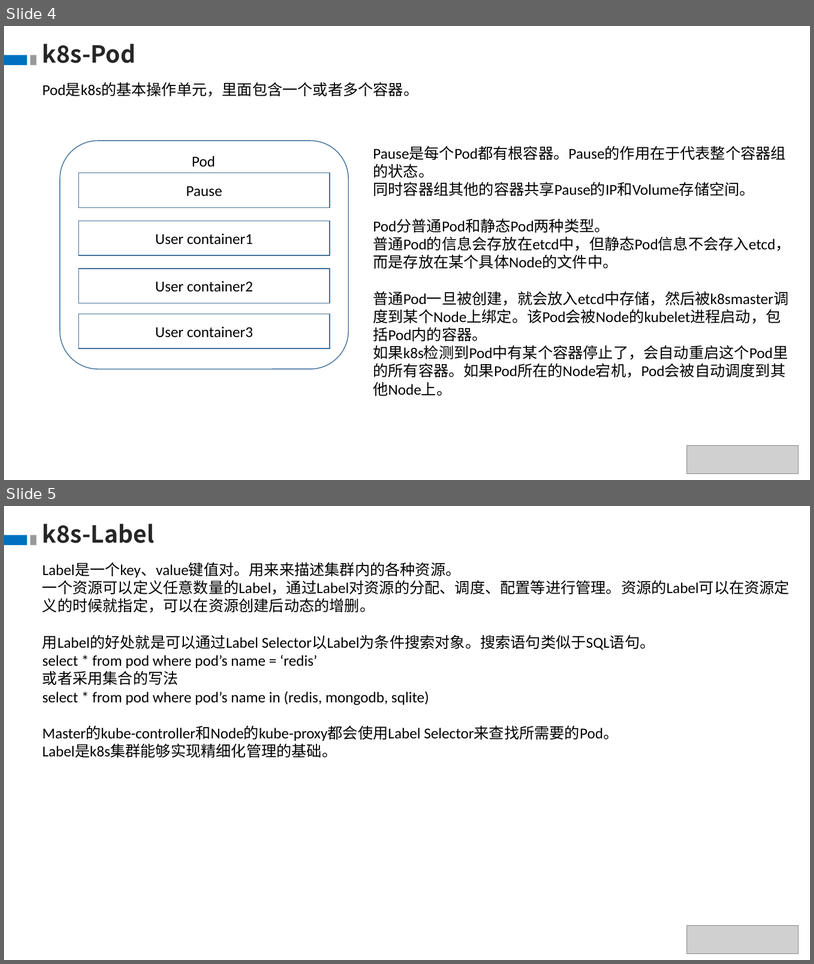
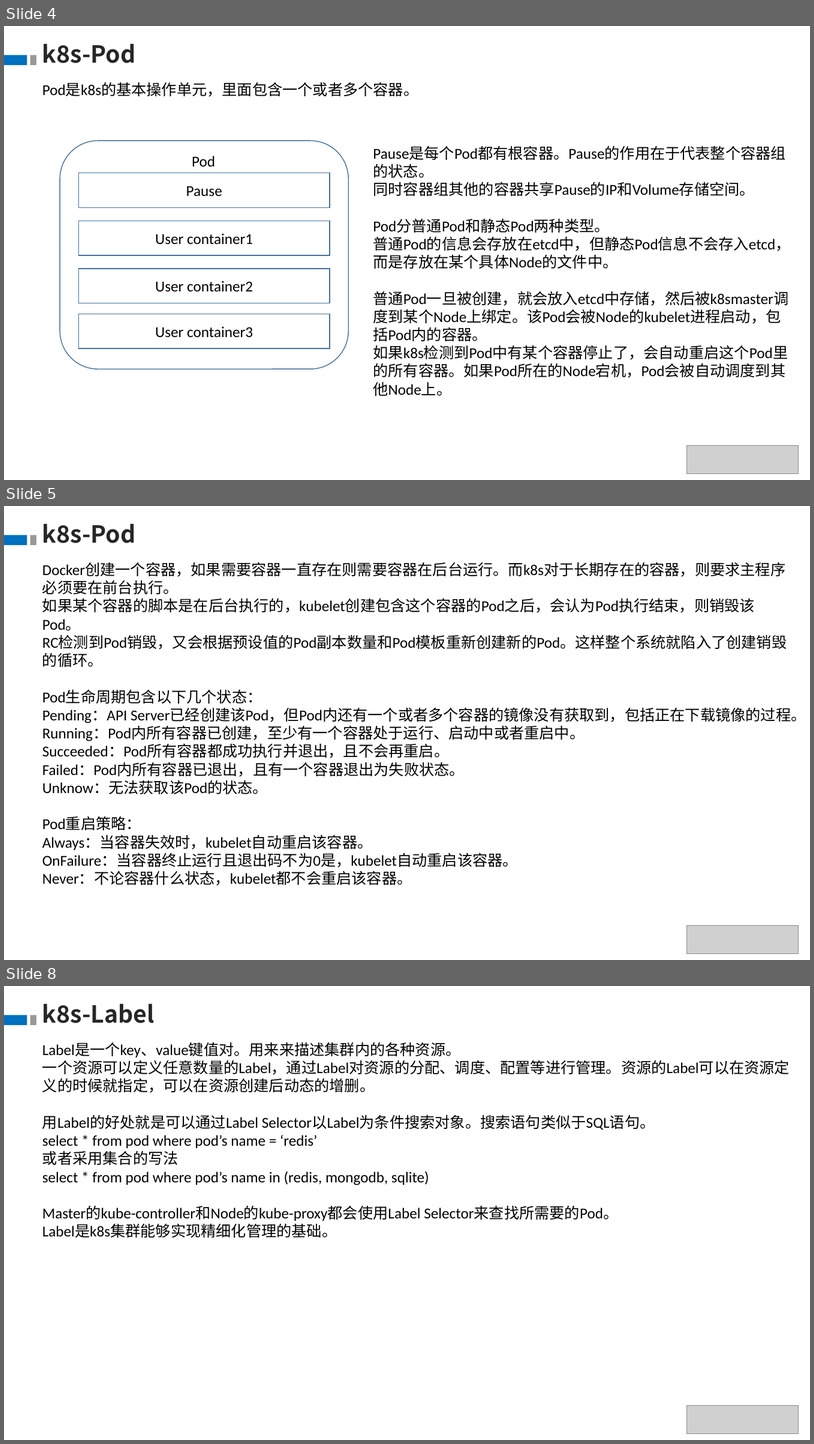
Before and after one commit to theDEADpool/data_structure, a slide deck: k8s.pptx. Shown one above the other, each under a label of ours: slides 4 and 5 before the commit, slides 4, 5 and 8 after it; the slides between them are not shown. The pictures are 814x964 and 814x1444 pixels, drawn with LibreOffice and Linux fonts; fonts in the diff are those of the drawing; grey boxes stand for pictures. Boxes give left, top, right and bottom in pixels: in the first picture for what was removed or moved away, otherwise in the second. Text is boxed around its words. In the diff, an @@ line names an element or a change of style, - is before the commit and + after.

```diff
--- a/k8s.pptx
+++ b/k8s.pptx
@@ slide 5 added at (4, 506, 810, 960), background #FFFFFF @@
@@ text added at (42, 523, 136, 543), 28 pt, text #262626, bold @@
+k8s-Pod
@@ rectangle added at (4, 535, 27, 546), fill #0070C0 @@
@@ rectangle added at (30, 535, 36, 546), fill #999999 @@
@@ text added at (42, 562, 807, 885), 18 pt, text #000000 @@
+Docker创建一个容器，如果需要容器一直存在则需要容器在后台运行。而k8s对于长期存在的容器，则要求主程序必须要在前台执行。
+如果某个容器的脚本是在后台执行的，kubelet创建包含这个容器的Pod之后，会认为Pod执行结束，则销毁该Pod。
+RC检测到Pod销毁，又会根据预设值的Pod副本数量和Pod模板重新创建新的Pod。这样整个系统就陷入了创建销毁的循环。
+Pod生命周期包含以下几个状态：
+Pending：API Server已经创建该Pod，但Pod内还有一个或者多个容器的镜像没有获取到，包括正在下载镜像的过程。
+Running：Pod内所有容器已创建，至少有一个容器处于运行、启动中或者重启中。
+Succeeded：Pod所有容器都成功执行并退出，且不会再重启。
+Failed：Pod内所有容器已退出，且有一个容器退出为失败状态。
+Unknow：无法获取该Pod的状态。
+Pod重启策略：
+Always：当容器失效时，kubelet自动重启该容器。
+OnFailure：当容器终止运行且退出码不为0是，kubelet自动重启该容器。
+Never：不论容器什么状态，kubelet都不会重启该容器。
@@ picture added at (687, 925, 799, 954) @@
@@ what was slide 5 is now slide 8 @@
```
Also in this commit, not shown: 1 slide changed, 3 other slides added.
